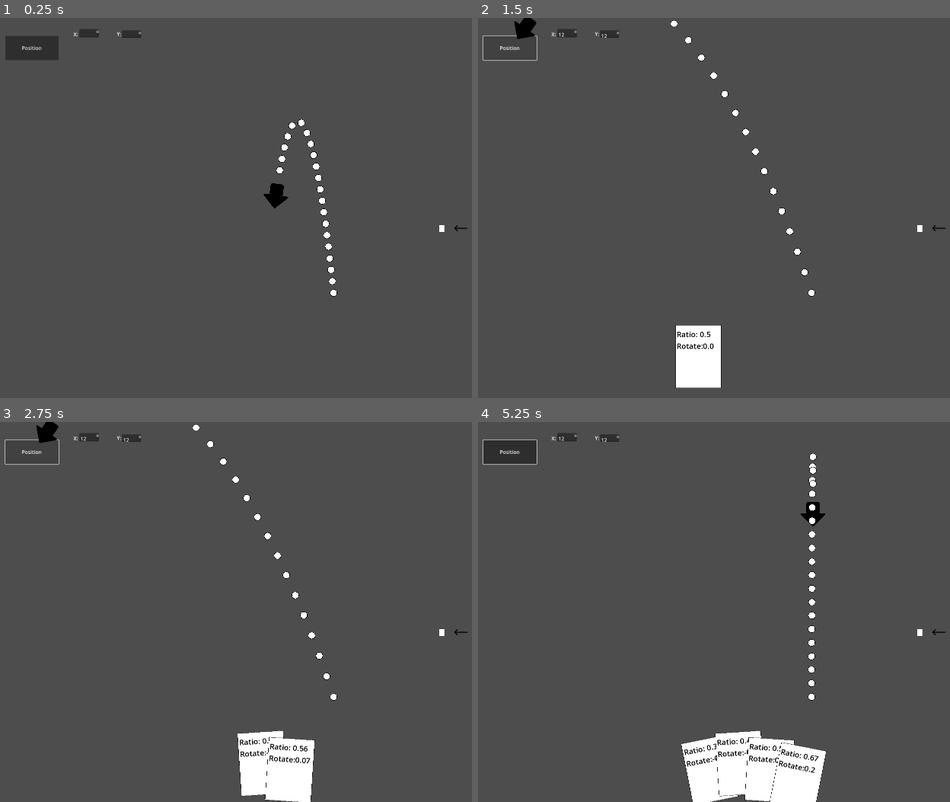
Above: before the commit, frames 1-4 (two rows, left to right).
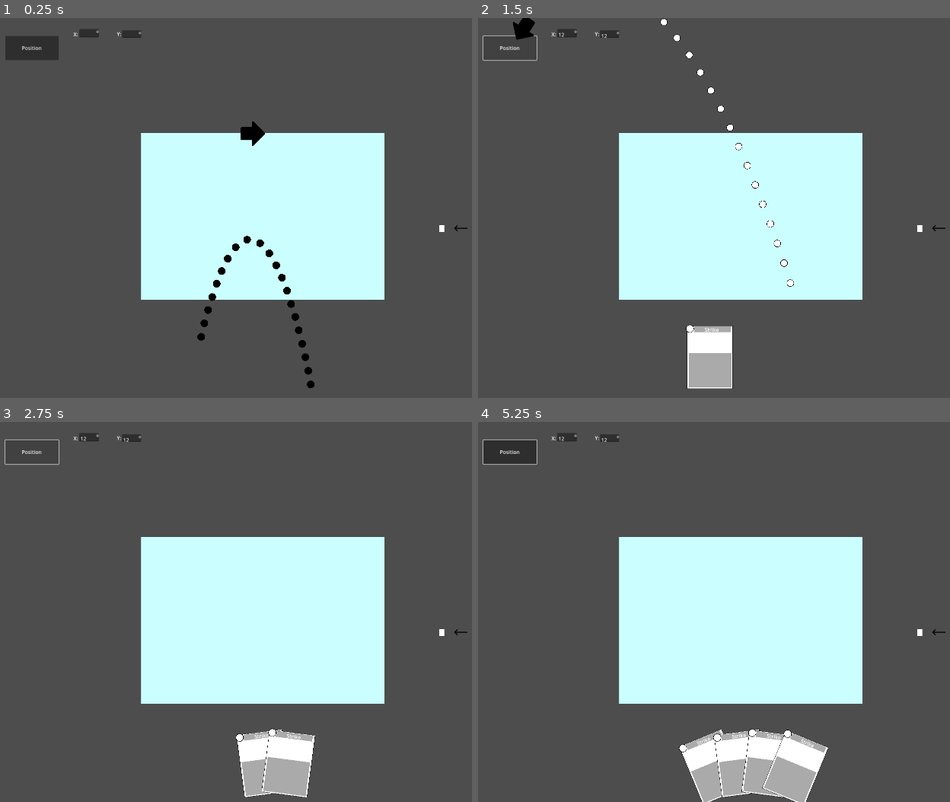
Above: after the commit, the same moments.

Repository: pederszt/ascend-the-edifice
Game: Godot game, scene res://main.tscn
Two runs of this game, one before a commit and one after it. Both use one fixed random seed, a clock stepped at 60 frames per second and the inputs below.
Inputs (mouse positions are in pixels of both pictures, inside the frame that each line leads up to):
- Up to frame 1 (0.25 s): no input
- Up to frame 2 (1.5 s): click (567, 33) at 0.52 s; type "12" at 0.6 s; click (610, 33) at 0.75 s; type "12" at 0.83 s; click "Position" at 1.25 s
- Up to frame 3 (2.75 s): click "Position" at 2 s
- Up to frame 4 (5.25 s): click "Position" at 2.75 s; move the mouse to (883, 593) at 3.52 s; click (883, 593) at 3.67 s; tap Enter at 4.25 s; move the mouse to (629, 631) at 4.27 s; click (629, 631) at 4.42 s; move the mouse to (813, 528) at 5.02 s; click (813, 528) at 5.17 s

The runs differ from the first frame. In frame 1, 23% of the frame differs, in the area x 29-82%, y 26-98%; in frame 2, 25%; in frame 3, 25%; in frame 4, 27%, in the area x 29-82%, y 8-100%.

Commit message:
fixed target arrow so it actually points where it should, started work on play area for targeted cards vs untargeted

Diff:
--- a/card.gd
+++ b/card.gd
@@ -1,10 +1,19 @@
-extends Node2D
+extends Area2D
 
+#positioning
 var t_pos : Vector2 = Vector2(0,0)
 var t_rot : float = 0.0
+var t_z_idx : int = 10
 var m_pos = null
 var follow_mouse = false
 var focus = false
+
+#metadata
+var targeted : bool = false
+var card_name : String = "Strike"
+var card_type : String = "Attack"
+
+@export var speed = 12500
 
 # Called when the node enters the scene tree for the first time.
 func _ready() -> void:
@@ -25,10 +34,10 @@
 		return
 
 	# change speed based on how far from the target we are
-	var speed = sqrt(direction.length() * 2.0)
+	var calc_speed = sqrt(direction.length() * speed)
 
 	# Update position
-	position = card_position + (direction.normalized() * speed)
+	position = card_position + (direction.normalized() * calc_speed * delta)
 
 
 func set_text(text: String) -> void:
@@ -51,17 +60,21 @@
 	if focus and !m_pos:
 		z_index = 100
 		target.y -= 40
-
 	else:
-		z_index = 10
+		z_index = t_z_idx
 		rotation = t_rot
 
-	# move "anchor" of card to center
-	#target.x -= $CardRect.get_rect().size.x / 2
-	#target.y -= $CardRect.get_rect().size.y / 8
+	if m_pos:
+		rotation = 0
 
 	return target
 
+func set_targeted(targeted:bool) -> void:
+	self.targeted = targeted
+
+func set_card_name(cn:String) -> void:
+	self.card_name = card_name
+	$CardNameLabel.text = self.card_name
 
 func _on_card_rect_gui_input(event: InputEventMouse) -> void:
 	if 'button_index' in event and event.button_index == 1:
@@ -77,8 +90,6 @@
 		m_pos = relative_pos
 
 
-
-
 func _on_card_rect_mouse_entered() -> void:
 	focus = true
 
--- a/card.tscn
+++ b/card.tscn
@@ -1,10 +1,11 @@
-[gd_scene load_steps=2 format=3 uid="uid://4shn3w3orulx"]
+[gd_scene load_steps=3 format=3 uid="uid://4shn3w3orulx"]
 
 [ext_resource type="Script" uid="uid://w1y6g3wboxsj" path="res://card.gd" id="1_kikvd"]
+[ext_resource type="Texture2D" uid="uid://u4d7bw45kdml" path="res://circle-white.png" id="2_rjlel"]
 
-[node name="Card" type="Node2D"]
-rotation = 0.00321321
+[node name="Card" type="Area2D"]
 script = ExtResource("1_kikvd")
+speed = 10000
 
 [node name="BorderRect" type="ColorRect" parent="."]
 offset_left = -74.0
@@ -25,6 +26,7 @@
 metadata/_edit_group_ = true
 
 [node name="Label" type="Label" parent="."]
+visible = false
 offset_left = -70.0
 offset_top = -45.0
 offset_right = 70.0
@@ -37,6 +39,54 @@
 metadata/_edit_use_anchors_ = true
 metadata/_edit_group_ = true
 
+[node name="CollisionPolygon2D" type="CollisionPolygon2D" parent="."]
+polygon = PackedVector2Array(-73.1828, -56.7651, -73.5466, 141.237, 70.4559, 141.774, 70.8165, -57.2278)
+metadata/_edit_lock_ = true
+
+[node name="ManaCostLabel" type="Label" parent="."]
+offset_left = -78.0
+offset_top = -61.0
+offset_right = -45.0
+offset_bottom = -26.0
+
+[node name="TextureRect" type="TextureRect" parent="."]
+offset_left = -78.0
+offset_top = -61.0
+offset_right = 306.0
+offset_bottom = 323.0
+scale = Vector2(0.0694231, 0.0694231)
+texture = ExtResource("2_rjlel")
+
+[node name="CardNameBckgd" type="ColorRect" parent="."]
+offset_left = -52.0
+offset_top = -55.0
+offset_right = -12.0
+offset_bottom = -15.0
+scale = Vector2(2.89471, 0.468163)
+color = Color(0.666667, 0.666667, 0.666667, 1)
+
+[node name="CardNameLabel" type="RichTextLabel" parent="."]
+offset_left = -39.0
+offset_top = -56.0
+offset_right = 49.0
+offset_bottom = -32.0
+text = "CardName"
+horizontal_alignment = 1
+
+[node name="CardTextBckgd" type="ColorRect" parent="."]
+offset_left = -69.0
+offset_top = 30.0
+offset_right = -29.0
+offset_bottom = 70.0
+scale = Vector2(3.37137, 2.69629)
+color = Color(0.666667, 0.666667, 0.666667, 1)
+
+[node name="CardTextLabel" type="RichTextLabel" parent="."]
+offset_left = -70.0
+offset_top = -45.0
+offset_right = -30.0
+offset_bottom = -22.0
+
 [connection signal="gui_input" from="CardRect" to="." method="_on_card_rect_gui_input"]
 [connection signal="mouse_entered" from="CardRect" to="." method="_on_card_rect_mouse_entered"]
 [connection signal="mouse_exited" from="CardRect" to="." method="_on_card_rect_mouse_exited"]
--- a/hand.gd
+++ b/hand.gd
@@ -1,6 +1,8 @@
 extends Node2D
 
 var cards = []
+var nudge_px = 8
+var rotate_step = PI/48
 
 # Called when the node enters the scene tree for the first time.
 func _ready() -> void:
@@ -16,6 +18,15 @@
 		return;
 	cards.append(card)
 	add_child(card)
+
+	set_positions()
+
+func set_nudge_px(px:float):
+	nudge_px = px
+	set_positions()
+
+func set_rotate(rotate:float):
+	rotate_step = PI/rotate
 	set_positions()
 
 func set_positions() -> void:
@@ -23,14 +34,12 @@
 
 	var start = 5 - floor(float(num_cards)/2.0)
 	var ratio_step = (1.0/8.0)
-	var rotate_step = (PI / 24)
 	var half_rotate = rotate_step / 2.0
 
 	if num_cards % 2 == 0:
 		ratio_step = (1.0/9.0)
 		start = 5 - floor(float(num_cards-1)/2.0)
 
-	print(start," ",ratio_step)
 	var ratio = ratio_step * start;
 	var path = $HandPath/Follow
 
@@ -45,19 +54,26 @@
 		var position = path.position
 
 		var rotate = 0
+		var nudge = 0
 
 		if num_cards % 2 == 0:
 			rotate = ((n-5) * rotate_step) - half_rotate
+			var tmp = n
+			if tmp > 5:
+				tmp -= 1
+
+			nudge = abs(tmp-5)*nudge_px
 
 		else:
 			rotate = (n-5) * rotate_step
+			nudge = abs(n-5)*nudge_px
 
-		position.y = position.y + abs(n-5)*20.0
+		position.y = position.y + nudge
 
 		card.set_default_rotation(rotate)
 
 		card.set_target(position)
 		card.set_text("Ratio: " + str(snappedf(ratio, 0.01))+ "\nRotate:" + str(snappedf(rotate, 0.01)))
-
+		card.t_z_idx = n
 		ratio += ratio_step
 		n += 1
--- a/main.gd
+++ b/main.gd
@@ -15,13 +15,28 @@
 
 
 func _on_button_pressed() -> void:
-	$Hand.add_card(card.instantiate())
+	var c = card.instantiate()
+	var rand = randi()
+
+	c.set_targeted(rand % 2 == 0)
+	c.set_card_name( "Strike" if rand % 2 == 0 else "Defend")
+	$Hand.add_card(c)
+	$TargetArrow.set_active(!$TargetArrow.active)
+
+func _on_add_x_text_changed() -> void:
+	$Hand.set_nudge_px(float($AddX.text))
+	$Hand.set_positions()
+
+
+func _on_add_y_text_changed() -> void:
+	$Hand.set_rotate(float($AddY.text))
+	$Hand.set_positions()
+
+
+func _on_area_2d_area_entered(area: Area2D) -> void:
+	print("_on_area_2d_area_entere: ", area.card_name, " ", area.targeted)
 
 
 
-func _on_add_x_text_changed() -> void:
-	$TargetArrow.set_offset_x($AddX.text)
-
-
-func _on_add_y_text_changed() -> void:
-	$TargetArrow.set_offset_y($AddY.text)
+func _on_play_area_exited(area: Area2D) -> void:
+	print("_on_area_2d_area_exited: ", area.card_name, " ", area.targeted)
--- a/main.tscn
+++ b/main.tscn
@@ -30,7 +30,7 @@
 position = Vector2(520, 1013)
 
 [node name="TargetArrow" parent="." instance=ExtResource("5_lquwl")]
-position = Vector2(957, 676)
+position = Vector2(890, 645)
 
 [node name="AddX" type="TextEdit" parent="."]
 offset_left = 346.0
@@ -58,6 +58,23 @@
 offset_bottom = 62.0
 text = "Y:"
 
+[node name="PlayArea" type="Area2D" parent="."]
+
+[node name="CollisionPolygon2D" type="CollisionPolygon2D" parent="PlayArea"]
+position = Vector2(539, 888)
+scale = Vector2(1.06995, 1.03005)
+polygon = PackedVector2Array(-1, 3, 720, 2, 718, -512, 1, -517)
+
+[node name="ColorRect" type="ColorRect" parent="PlayArea"]
+z_index = -430
+offset_left = 542.0
+offset_top = 363.0
+offset_right = 1310.0
+offset_bottom = 890.0
+color = Color(0.796078, 1, 1, 1)
+
 [connection signal="pressed" from="Button" to="." method="_on_button_pressed"]
 [connection signal="text_changed" from="AddX" to="." method="_on_add_x_text_changed"]
 [connection signal="text_changed" from="AddY" to="." method="_on_add_y_text_changed"]
+[connection signal="area_entered" from="PlayArea" to="." method="_on_area_2d_area_entered"]
+[connection signal="area_exited" from="PlayArea" to="." method="_on_play_area_exited"]
--- a/target_arrow.gd
+++ b/target_arrow.gd
@@ -1,5 +1,6 @@
 extends Node2D
 
+var active = false
 var circle_cnt = 21
 var circle_step = (0.9/float(circle_cnt))
 var circles = []
@@ -24,15 +25,17 @@
 	$ArrowPath.curve.set_point_position(0,Vector2(0,0))
 	$ArrowPath.curve.set_point_position(1,Vector2(0,320))
 
-	print(0,
-	$ArrowPath.curve.get_point_position(0),
-	$ArrowPath.curve.get_point_in(0),
-	1,
-	$ArrowPath.curve.get_point_position(1),
-	$ArrowPath.curve.get_point_in(1) )
+func set_active(is_active: bool) -> void:
+	active = is_active
+	if active:
+		show()
+	else:
+		hide()
 
 # Called every frame. 'delta' is the elapsed time since the previous frame.
 func _process(delta: float) -> void:
+	if !self.active:
+		return
 
 	var anchor_pos = $ArrowPath.curve.get_point_position(0)
 	var target_pos = get_local_mouse_position()
@@ -46,12 +49,9 @@
 	#set the end of the curve to the new target
 	$ArrowPath.curve.set_point_position(1, target_pos)
 
-
 	#set the point in for the last point to halfway between the two points
 	#and reasonably high up
 	var distance = (anchor_pos.x - target_pos.x)/2.0
-
-
 	$ArrowPath.curve.set_point_in(1, Vector2(distance,-750))
 
 	for i in range(0,circles.size()):
@@ -61,11 +61,12 @@
 		circle.position = $ArrowPath/Follow.position
 		circle.texture = textures[0]
 
+	#position the arrow head along the path
 	$ArrowPath/Follow.progress_ratio = 0.95
 	$Arrowhead.position = $ArrowPath/Follow.position
 	$ArrowPosition.position = $Arrowhead.position
 
-	#print($Arrowhead.position.angle_to(target_pos))
+	#rotate the arrowhead to point toward the mouse
 	var rot = $Arrowhead.position.angle_to_point(target_pos)
 	$Arrowhead.rotation = rot
 
Not shown, changed: .gitignore
